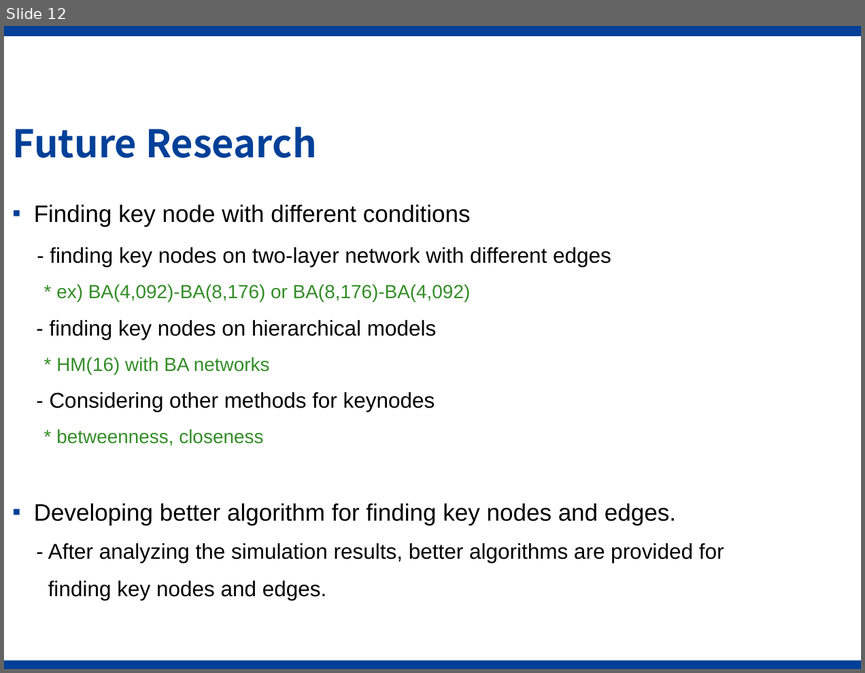
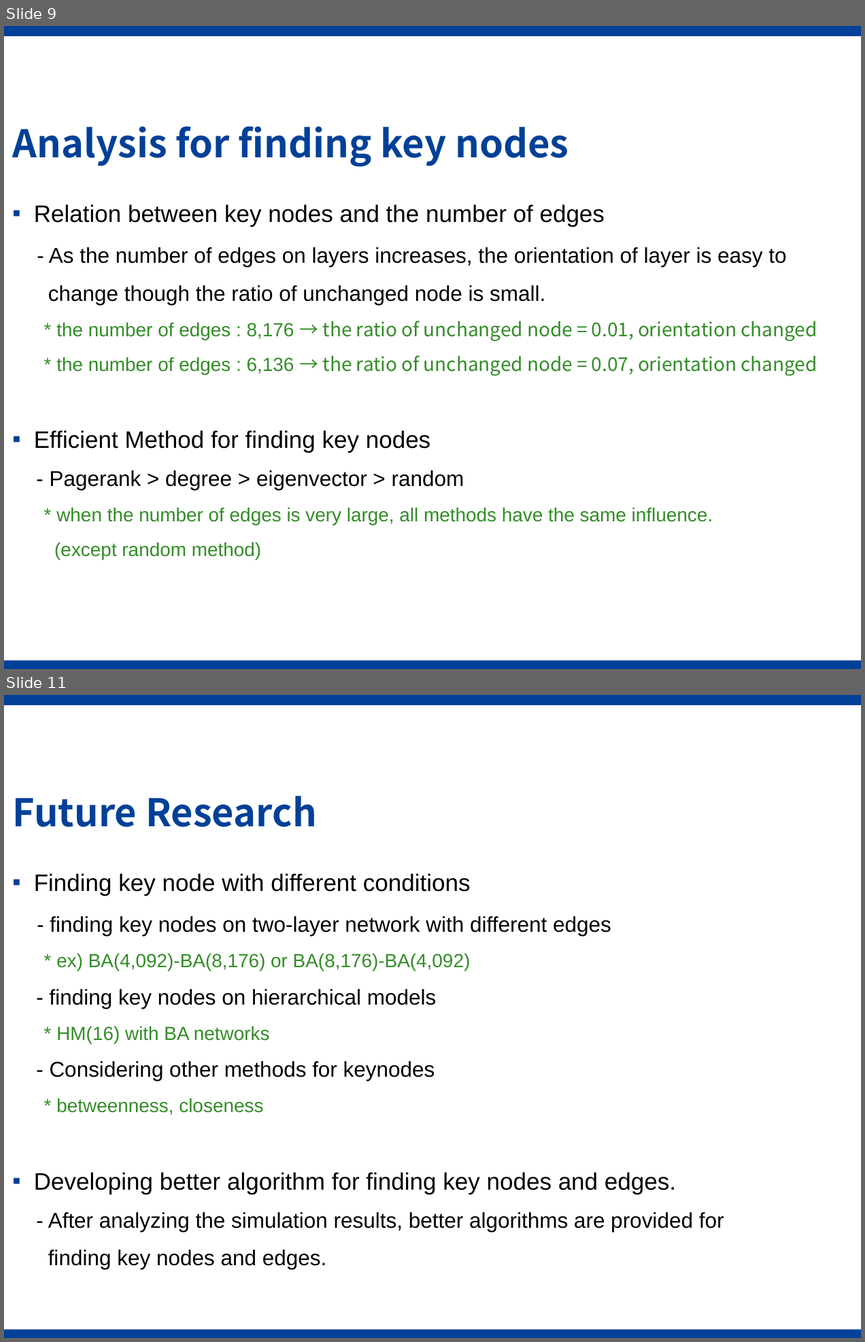
Before and after one commit to leighsix/thesisgit, a slide deck: progress12.pptx. Shown one above the other, each under a label of ours: slide 12 before the commit, slides 9 and 11 after it; the slides between them are not shown. The pictures are 865x673 and 865x1342 pixels, drawn with LibreOffice and Linux fonts; fonts in the diff are those of the drawing; background and template pictures are left out. Boxes give left, top, right and bottom in pixels: in the first picture for what was removed or moved away, otherwise in the second. Text is boxed around its words. In the diff, an @@ line names an element or a change of style, - is before the commit and + after.

```diff
--- a/progress12.pptx
+++ b/progress12.pptx
@@ slide 9 added at (4,26,861,669), background #FFFFFF; not listed: 2 template elements that a slide beside it also shows @@
@@ title added at (13,126,568,167), 32 pt, text #004098, bold @@
+Analysis for finding key nodes
@@ text added at (34,204,817,559), 16 pt, text #338D27 @@
+▪ Relation between key nodes and the number of edges
+- As the number of edges on layers increases, the orientation of layer is easy to
+change though the ratio of unchanged node is small.
+* the number of edges : 8,176 → the ratio of unchanged node = 0.01, orientation changed
+* the number of edges : 6,136 → the ratio of unchanged node = 0.07, orientation changed
+▪ Efficient Method for finding key nodes
+- Pagerank > degree > eigenvector > random
+* when the number of edges is very large, all methods have the same influence.
+(except random method)
@@ what was slide 12 is now slide 11 @@
```
Also in this commit, not shown: 1 other slide added, 3 slides removed.
